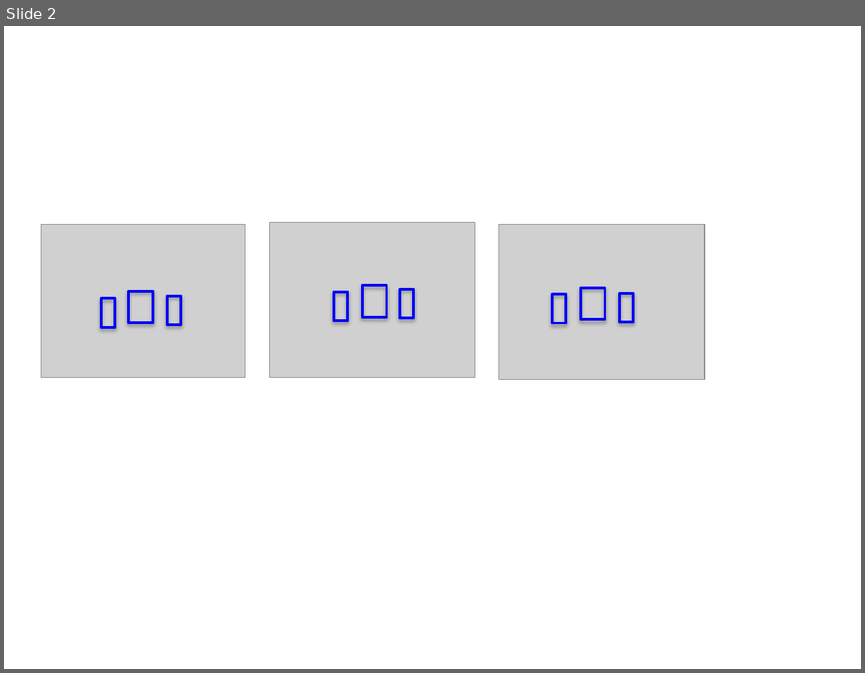
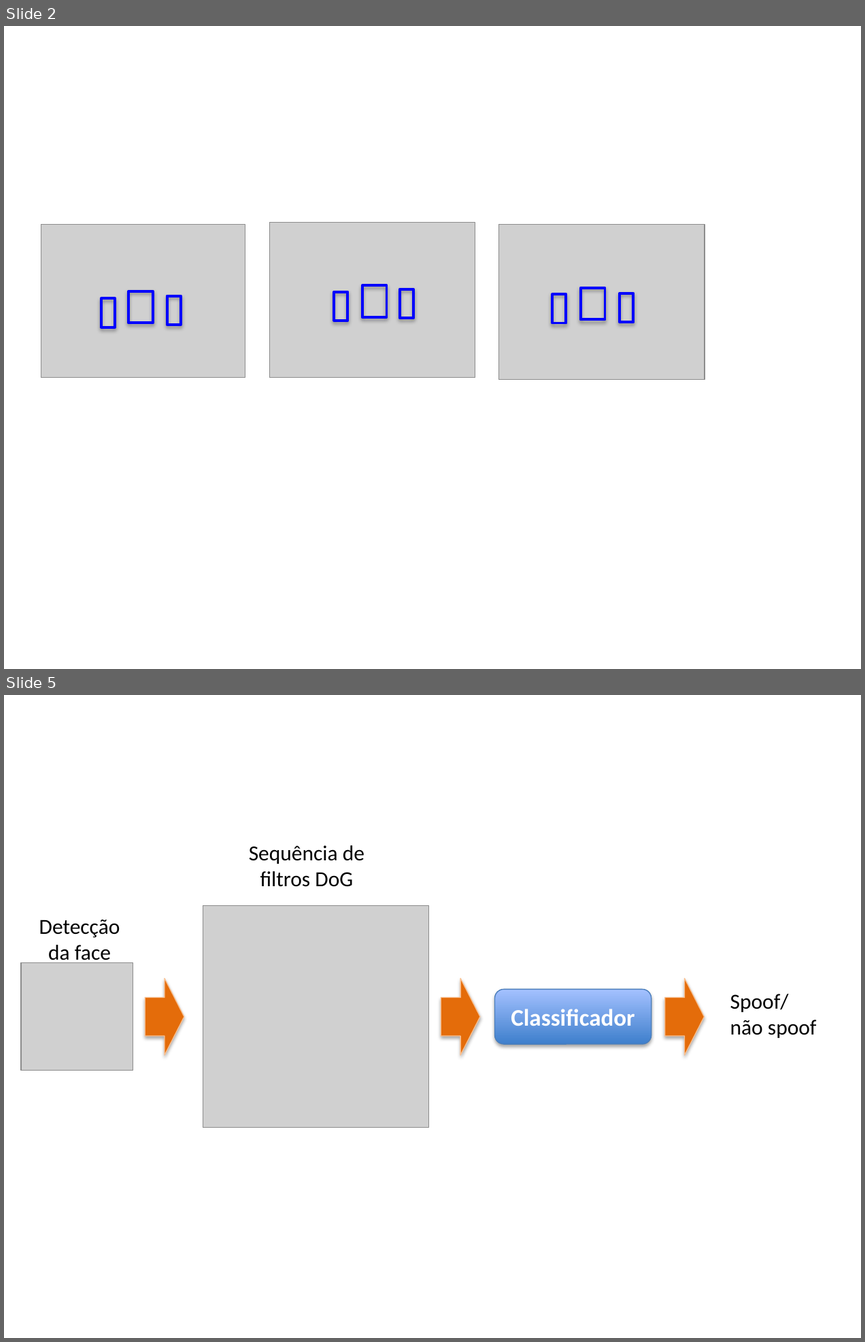
Before and after one commit to tiagofrepereira2012/masters_thesis, a slide deck: qualification/portuguese/images/source.pptx. Shown one above the other, each under a label of ours: slide 2 before the commit, slides 2 and 5 after it; the slides between them are not shown. The pictures are 865x673 and 865x1342 pixels, drawn with LibreOffice and Linux fonts; fonts in the diff are those of the drawing; grey boxes stand for pictures. Boxes give left, top, right and bottom in pixels: in the first picture for what was removed or moved away, otherwise in the second. Text is boxed around its words. In the diff, an @@ line names an element or a change of style, - is before the commit and + after.

```diff
--- a/qualification/portuguese/images/source.pptx
+++ b/qualification/portuguese/images/source.pptx
@@ slide 5 added at box(4, 695, 861, 1338), background #FFFFFF @@
@@ text added at box(249, 845, 364, 887), 18 pt, text #000000 @@
+Sequência de
+filtros DoG
@@ picture added at box(203, 906, 429, 1127) @@
@@ text added at box(39, 919, 120, 965), 18 pt, text #000000 @@
+Detecção
+da face
@@ picture added at box(21, 962, 133, 1070) @@
@@ right arrow added at box(145, 978, 184, 1055), fill #E46C0A, outline #FAC090 0.75 pt @@
@@ right arrow added at box(441, 978, 481, 1055), fill #E46C0A, outline #FAC090 0.75 pt @@
@@ right arrow added at box(664, 978, 704, 1055), fill #E46C0A, outline #FAC090 0.75 pt @@
@@ rounded rectangle added at box(495, 989, 652, 1044), fill gradient #3F80CE to #A4C4FF, outline #4B7EBC 0.75 pt, 20 pt, text #FFFFFF, bold @@
+Classificador
@@ text added at box(730, 994, 817, 1038), 18 pt, text #000000 @@
+Spoof/
+não spoof
```
Also in this commit, not shown: 1 slide changed, 3 other slides added, 10 other files.
